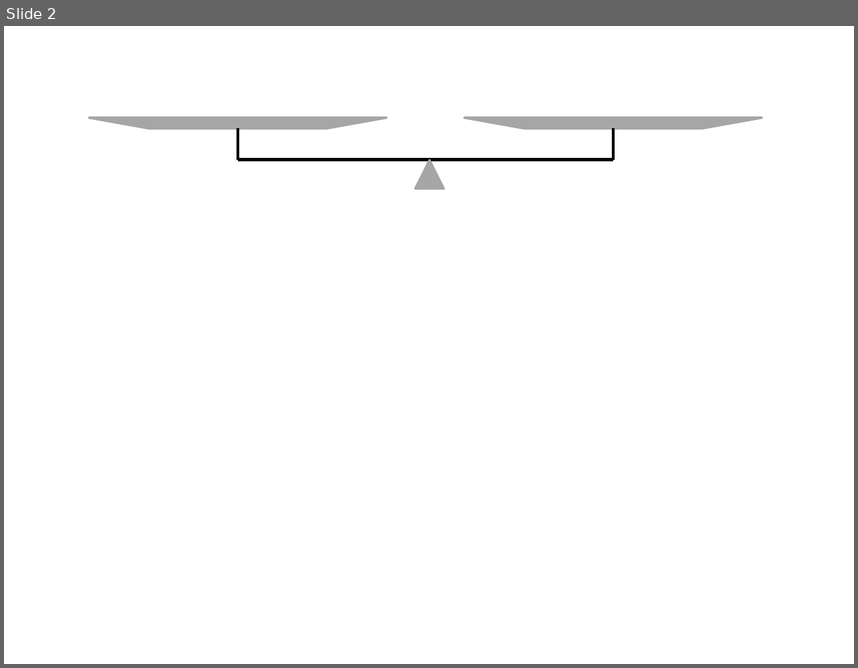
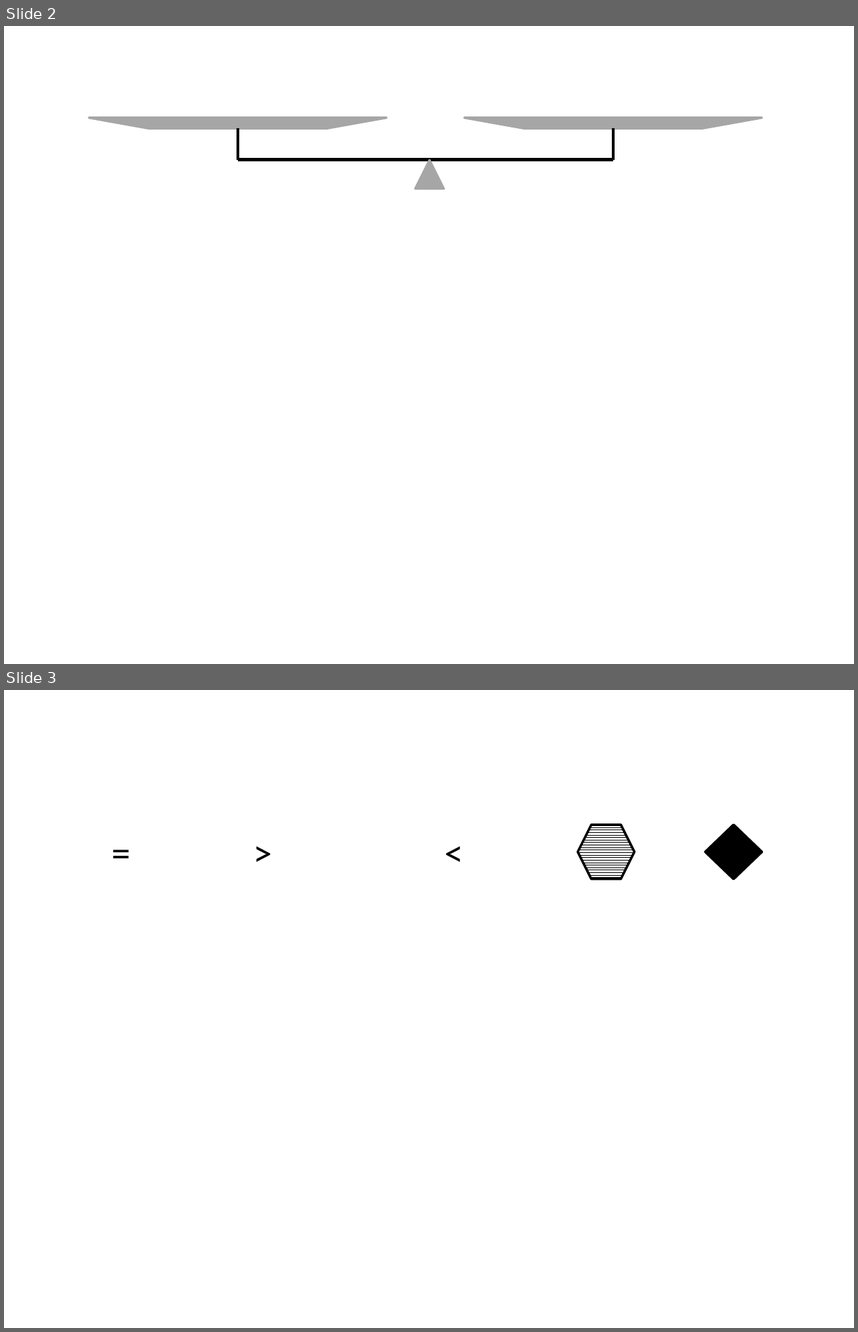
Before and after one commit to nagendragd/BalanceBendersMath, a slide deck: image_sources/images.pptx. Shown one above the other, each under a label of ours: slide 2 before the commit, slides 2 and 3 after it. The pictures are 858x668 and 858x1332 pixels, drawn with LibreOffice and Linux fonts; fonts in the diff are those of the drawing. Boxes give left, top, right and bottom in pixels: in the first picture for what was removed or moved away, otherwise in the second. Text is boxed around its words. In the diff, an @@ line names an element or a change of style, - is before the commit and + after.

```diff
--- a/image_sources/images.pptx
+++ b/image_sources/images.pptx
@@ slide 3 added at [4,690,854,1328], background #FFFFFF @@
@@ text added at [103,825,140,879], 32 pt, text #000000 @@
+=
@@ text added at [245,825,281,879], 32 pt, text #000000 @@
+>
@@ text added at [436,825,473,879], 32 pt, text #000000 @@
+<
@@ hexagon added at [578,825,635,879], fill pattern #000000 on #FFFFFF, outline #000000 2 pt @@
@@ diamond added at [705,825,762,879], fill #000000, outline #000000 2 pt @@
```
Also in this commit, not shown: 1 slide removed.
